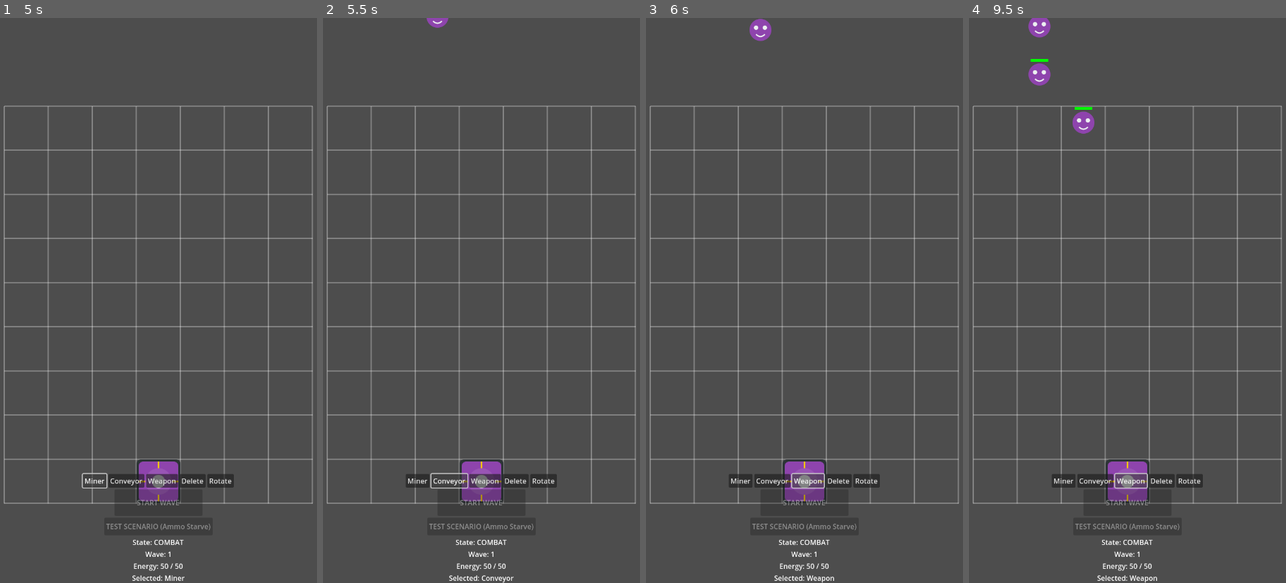
Above: before the commit, frames 1-4 (left to right).
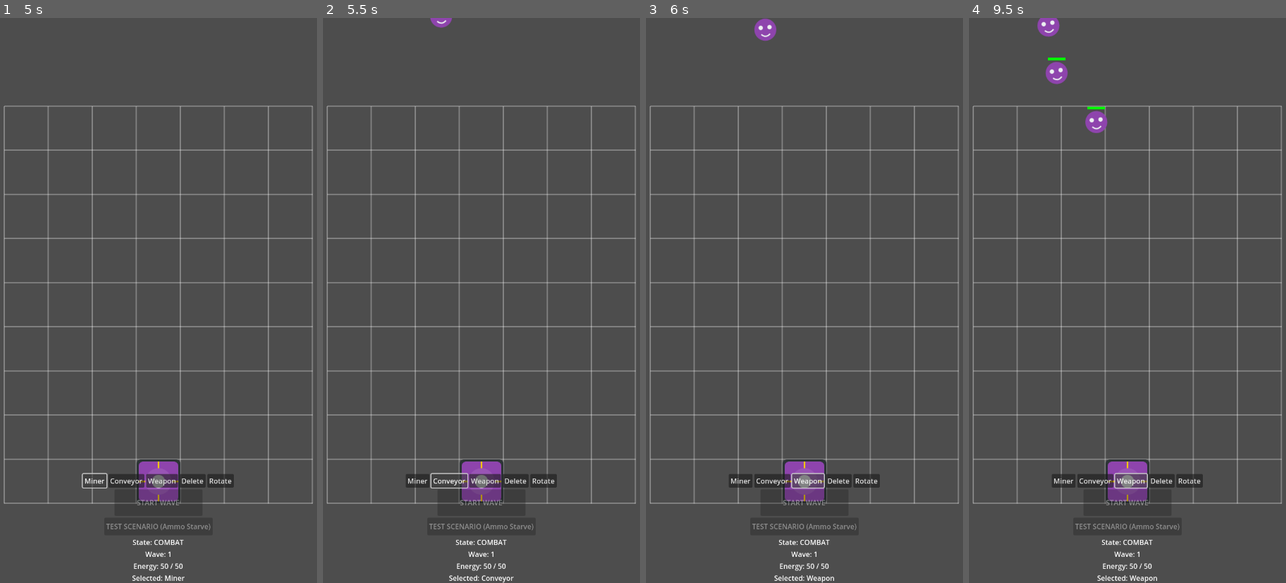
Above: after the commit, the same moments.

Repository: Spacesqueezer/Scrapline
Game: Godot game, scene res://scenes/main.tscn
Two runs of this game, one before a commit and one after it. Both use one fixed random seed, a clock stepped at 60 frames per second and the inputs below.
Inputs:
- Up to frame 1 (5 s): click "Miner" at 0.5 s; click "Conveyor" at 1.25 s; click "START WAVE" at 2 s; click "Weapon" at 2.75 s; click "Rotate" at 3.5 s; click "Miner" at 4.25 s
- Up to frame 2 (5.5 s): click "Conveyor" at 5 s
- Up to frame 3 (6 s): click "Weapon" at 5.75 s
- Up to frame 4 (9.5 s): click "Rotate" at 6.5 s; click "Miner" at 7.25 s; click "Conveyor" at 8 s; click "Weapon" at 8.75 s

Frame 1 is identical in both runs. In frame 2, less than 0.1% of the frame differs, in the area x 32-41%, y 0-2%; in frame 3, 0.2%; in frame 4, 1.0%, in the area x 18-44%, y 0-21%.

Commit message:
feat: Add building HP bars and smart enemy pathfinding
* Added `_draw()` to `Building.gd` to render a red/green HP bar when damaged.
* Ensure `WeaponBuilding.gd` calls `super._draw()` to keep rendering the HP bar alongside its firing arcs.
* Updated `Enemy.gd` to find the closest living building on the grid and actively pathfind toward it.
* Added `attack_range` (60.0) to `Enemy.gd`, significantly reducing the attack distance for more precise contact.
* Enemies now dynamically adjust their rotation (`sprite.rotation`) based on their movement vector instead of rigidly facing downwards.
* Enemies fall back to moving `Vector2.DOWN` if no buildings are left on the grid.

Co-authored-by: Spacesqueezer <86262998+Spacesqueezer@users.noreply.github.com>

Diff:
--- a/project/scripts/Building.gd
+++ b/project/scripts/Building.gd
@@ -32,11 +32,24 @@
 
 	hp = max_hp
 
+func _draw():
+	if not is_destroyed and hp < max_hp and max_hp > 0:
+		var hp_ratio = clamp(hp / max_hp, 0.0, 1.0)
+		var bar_width = 40.0
+		var bar_height = 6.0
+		var offset_y = -40.0
+
+		# Фон (Красный)
+		draw_rect(Rect2(-bar_width / 2.0, offset_y, bar_width, bar_height), Color.RED)
+		# Текущее HP (Зеленый)
+		draw_rect(Rect2(-bar_width / 2.0, offset_y, bar_width * hp_ratio, bar_height), Color.GREEN)
+
 func take_damage(amount: float):
 	if is_destroyed:
 		return
 
 	hp -= amount
+	queue_redraw()
 	if hp <= 0:
 		hp = 0
 		is_destroyed = true
@@ -57,6 +70,7 @@
 func repair():
 	is_destroyed = false
 	hp = max_hp
+	queue_redraw()
 	if sprite:
 		sprite.modulate = Color.WHITE
 
--- a/project/scripts/Enemy.gd
+++ b/project/scripts/Enemy.gd
@@ -52,39 +52,69 @@
 var attack_rate: float = 1.0
 var attack_damage: float = 10.0
 var target_building: Building = null
+var attack_range: float = 60.0 # Дистанция атаки
 
 func _process(delta):
 	if not is_active:
 		return
 
-	# Если есть живая цель перед нами - останавливаемся и бьем
+	var grid_manager = get_node_or_null("/root/Main/World2D/GridManager")
+
+	# Поиск ближайшей живой цели, если текущей нет или она уничтожена
+	if target_building == null or target_building.is_destroyed:
+		target_building = _find_closest_building(grid_manager)
+
+	# Если цель есть, проверяем дистанцию
 	if target_building and not target_building.is_destroyed:
-		attack_timer += delta
-		if attack_timer >= attack_rate:
-			attack_timer = 0.0
-			target_building.take_damage(attack_damage)
-			# Небольшая визуальная обратная связь атаки врага
-			global_position.y += 5
-			var t = get_tree().create_timer(0.1)
-			t.timeout.connect(func(): global_position.y -= 5)
-		return
+		var dist = global_position.distance_to(target_building.global_position)
+		if dist <= attack_range:
+			# В радиусе атаки - останавливаемся и бьем
+			attack_timer += delta
+			if attack_timer >= attack_rate:
+				attack_timer = 0.0
+				target_building.take_damage(attack_damage)
+				# Небольшая визуальная обратная связь атаки врага
+				var attack_dir = (target_building.global_position - global_position).normalized()
+				global_position += attack_dir * 5
+				var t = get_tree().create_timer(0.1)
+				t.timeout.connect(func(): global_position -= attack_dir * 5)
+			return
+		else:
+			# Движемся к цели
+			move_direction = (target_building.global_position - global_position).normalized()
+
+			# Поворот спрайта по направлению движения
+			if sprite:
+				sprite.rotation = move_direction.angle() - PI/2 # минус 90 градусов, т.к. изначально смотрит вниз
 	else:
-		target_building = null
+		# Если вообще нет зданий на карте (маловероятно), просто идем вниз
+		move_direction = Vector2.DOWN
+		if sprite:
+			sprite.rotation = 0
 
-	# Иначе движемся дальше
+	# Применяем движение
 	global_position += move_direction * speed * delta
 
-	# Проверка столкновения со зданиями
-	var grid_manager = get_node_or_null("/root/Main/World2D/GridManager")
-	if grid_manager:
-		var grid_pos = grid_manager.world_to_grid(global_position + Vector2(0, 30)) # Немного впереди врага
-		var b = grid_manager.get_module_at(grid_pos)
-		if b is Building and not b.is_destroyed:
-			target_building = b
-
-	# Если враг ушел за нижний край экрана (дошел до Ядра или прошел мимо)
+	# Если враг ушел за нижний край экрана
 	if global_position.y > 1100:
 		reach_base()
+
+func _find_closest_building(grid_manager) -> Building:
+	if not grid_manager:
+		return null
+
+	var closest_b: Building = null
+	var min_dist = INF
+
+	for key in grid_manager.grid:
+		var b = grid_manager.grid[key]
+		if b is Building and not b.is_destroyed:
+			var dist = global_position.distance_to(b.global_position)
+			if dist < min_dist:
+				min_dist = dist
+				closest_b = b
+
+	return closest_b
 
 func take_damage(amount: float, tags: Array[String]):
 	if not is_active:
--- a/project/scripts/WeaponBuilding.gd
+++ b/project/scripts/WeaponBuilding.gd
@@ -103,6 +103,9 @@
 	_update_ammo_label()
 
 func _draw():
+	# Вызываем базовую отрисовку полоски HP
+	super._draw()
+
 	# Отрисовываем сектор обстрела (если он меньше 360)
 	if weapon_data and weapon_data.firing_arc < 360.0:
 		var face_dir = Vector2(facing_direction)
